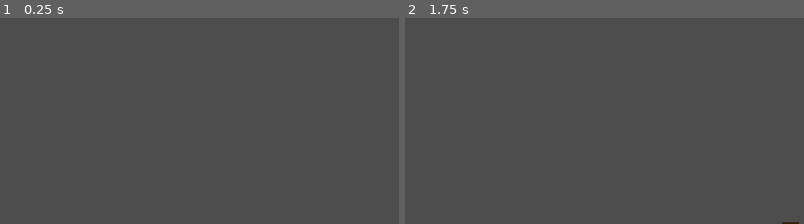
Above: before the commit, frames 1-2 (left to right).
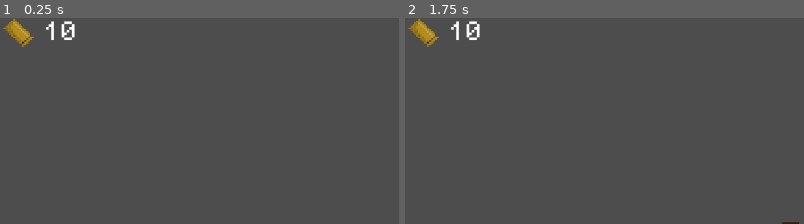
Above: after the commit, the same moments.

Repository: JesCorAvi/gun-and-run
Game: Godot game, scene res://scenes/nivel.tscn
Same seed, same stepped clock (60 frames per second), same inputs: the game is played once before the commit and once after it.
Inputs:
- Up to frame 1 (0.25 s): no input
- Up to frame 2 (1.75 s): tap Enter at 0.5 s; hold D (move_right) from 0.53 s (still down); tap Space (shoot) at 0.6, 1.55 s; tap W (jump) at 0.77, 1.52 s; tap E (equip_weapon) at 1.35 s
The pictures show only the part of the screen within x 0-50%, y 0-50%; the shares and areas given below are measured in that part.

The runs differ from the first frame. In frame 1, 0.8% of the frame differs, in the area x 0-19%, y 0-15%; in frame 2, 0.8%.

Commit message:
añadido contador de balas

Diff:
--- /dev/null
+++ b/scenes/bullet_counter.gd
@@ -0,0 +1,9 @@
+extends Node2D
+
+@onready var label: Label = $Label
+
+
+func _process(_delta):
+	var player = get_tree().get_root().get_node("Nivel/personaje")
+	if player:
+		label.text = str(player.bullets)
--- /dev/null
+++ b/scenes/bullet_counter.tscn
@@ -0,0 +1,23 @@
+[gd_scene load_steps=4 format=3 uid="uid://bemx52y57nhsm"]
+
+[ext_resource type="Texture2D" uid="uid://dvyrsxeo0rxjd" path="res://assets/spentshell.png" id="1_in0ya"]
+[ext_resource type="Script" uid="uid://dg4hvxhdyquik" path="res://scenes/bullet_counter.gd" id="1_k2x4o"]
+[ext_resource type="FontFile" uid="uid://cahgg7rygrm2q" path="res://fonts/PixelOperator8.ttf" id="2_4h8rs"]
+
+[node name="BulletCounter" type="Node2D"]
+script = ExtResource("1_k2x4o")
+
+[node name="TextureRect" type="TextureRect" parent="."]
+offset_left = 5.0
+offset_top = 1.0
+offset_right = 49.0
+offset_bottom = 42.0
+texture = ExtResource("1_in0ya")
+
+[node name="Label" type="Label" parent="."]
+offset_left = 59.0
+offset_top = 5.0
+offset_right = 111.0
+offset_bottom = 47.0
+theme_override_fonts/font = ExtResource("2_4h8rs")
+theme_override_font_sizes/font_size = 30
--- a/scenes/nivel.tscn
+++ b/scenes/nivel.tscn
@@ -1,7 +1,8 @@
-[gd_scene load_steps=5 format=4 uid="uid://4x5b6ci0emh4"]
+[gd_scene load_steps=6 format=4 uid="uid://4x5b6ci0emh4"]
 
 [ext_resource type="PackedScene" uid="uid://c2vqth7v7dss" path="res://scenes/personaje.tscn" id="1_0uyns"]
 [ext_resource type="Texture2D" uid="uid://vy32df8fq6yd" path="res://assets/Pixel Art Platformer - Village Props/TX Tileset Ground.png" id="2_2p2iw"]
+[ext_resource type="PackedScene" uid="uid://bemx52y57nhsm" path="res://scenes/bullet_counter.tscn" id="3_ixlnu"]
 
 [sub_resource type="TileSetAtlasSource" id="TileSetAtlasSource_ixlnu"]
 texture = ExtResource("2_2p2iw")
@@ -1342,3 +1343,13 @@
 texture_filter = 1
 tile_map_data = PackedByteArray("AAD8/wMAAAAVAAcAAAD8/wQAAAAVAAgAAAD8/wUAAAAVAAkAAAD9/wIAAAAWAAYAAAD9/wMAAAAWAAcAAAD9/w …(3376 unchanged characters)…
 tile_set = SubResource("TileSet_gs83u")
+
+[node name="HUD" type="CanvasLayer" parent="."]
+
+[node name="Control" type="Control" parent="HUD"]
+layout_mode = 3
+anchors_preset = 0
+offset_right = 40.0
+offset_bottom = 40.0
+
+[node name="BulletCounter" parent="HUD/Control" instance=ExtResource("3_ixlnu")]
--- a/scenes/personaje.tscn
+++ b/scenes/personaje.tscn
@@ -241,6 +241,7 @@
 [node name="personaje" type="CharacterBody2D"]
 z_index = 5
 script = ExtResource("1_rdnqt")
+bullets = 10
 
 [node name="AnimatedSprite2D" type="AnimatedSprite2D" parent="."]
 texture_filter = 1
--- a/scripts/Player.gd
+++ b/scripts/Player.gd
@@ -2,6 +2,7 @@
 extends CharacterBody2D
 
 @export var speed := 200.0
+@export var bullets := 500
 @export var jump_velocity := -300.0
 @onready var animated_sprite: AnimatedSprite2D = $AnimatedSprite2D
 
--- a/scripts/state_machine/WeaponEquippedState.gd
+++ b/scripts/state_machine/WeaponEquippedState.gd
@@ -1,6 +1,7 @@
 extends PlayerState
 
 var is_shooting := false
+var can_shoot := true
 
 func enter(_prev, _data := {}) -> void:
 	player.animated_sprite.play("default")
@@ -25,10 +26,13 @@
 	player.move_and_slide()
 
 	# Disparo
-	if Input.is_action_just_pressed("shoot") and not is_shooting:
+	if Input.is_action_just_pressed("shoot") and not is_shooting and can_shoot:
 		is_shooting = true
 		player.animated_sprite.play("shoot")
 		player.shoot()
+		player.bullets -= 1
+		if player.bullets == 0:
+			can_shoot = false
 
 	# Saltar
 	if Input.is_action_just_pressed("jump") and player.is_on_floor():
Binary file added: assets/spentshell.png
Not shown, added: assets/spentshell.png.import
Binary file added: fonts/PixelOperator8-Bold.ttf
Not shown, added: fonts/PixelOperator8-Bold.ttf.import
Binary file added: fonts/PixelOperator8.ttf
Not shown, added: fonts/PixelOperator8.ttf.import
Not shown, added: scenes/bullet_counter.gd.uid
